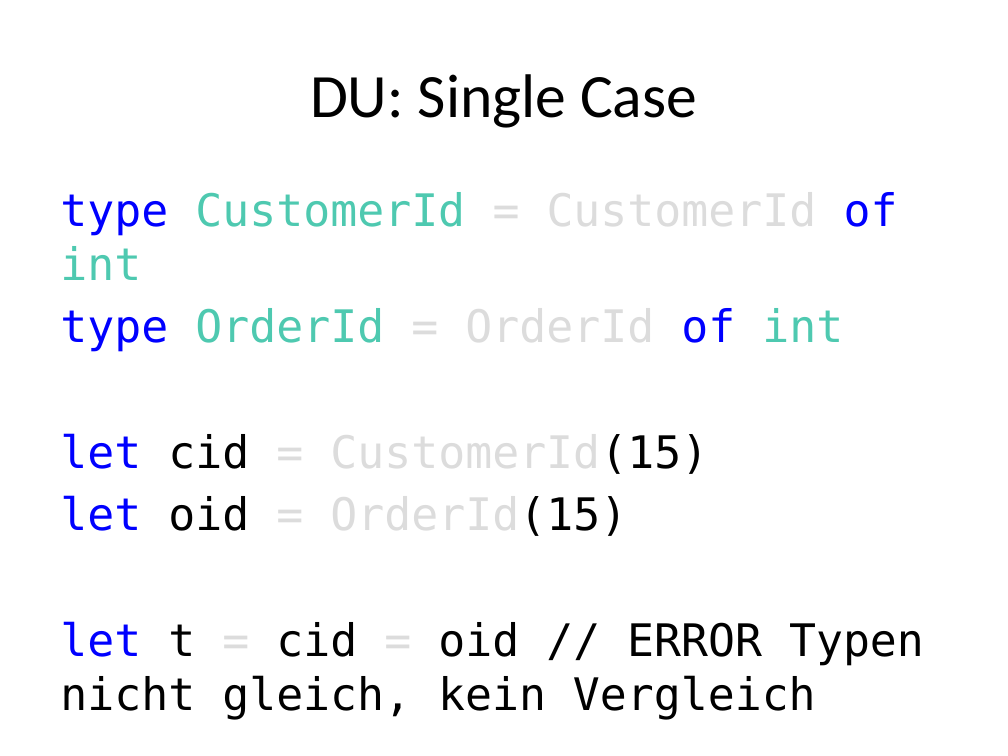
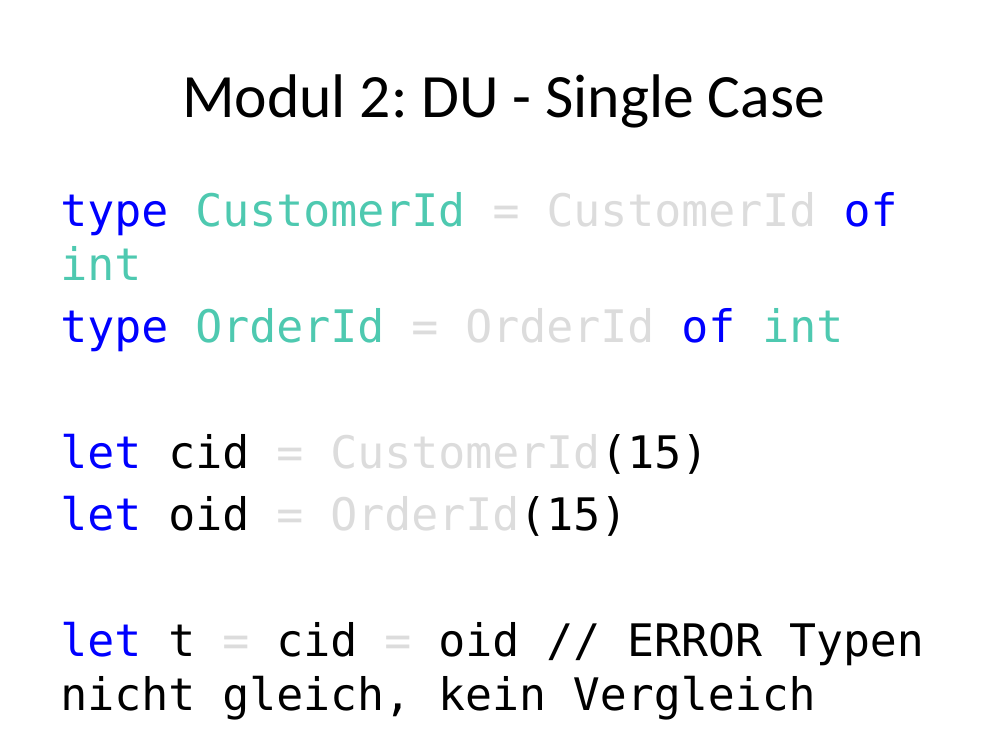
Before and after one commit to nasserbrake/Spartakiade2017, a slide deck: slide 48 of FSharp.pptx. Drawn at 1008x756 pixels with LibreOffice and Linux fonts; fonts in the diff are those of the drawing. Boxes give left, top, right and bottom in pixels: in the first picture for what was removed or moved away, otherwise in the second. Text is boxed around its words. In the diff, an @@ line names an element or a change of style, - is before the commit and + after.

```diff
--- a/FSharp.pptx
+++ b/FSharp.pptx
@@ title at (182,74,825,128): text changed @@
-DU: Single Case
+Modul 2: DU - Single Case
```
Also in this commit, not shown: 3 other slides changed, 4 slides added, 1 slide removed, 3 other files.
